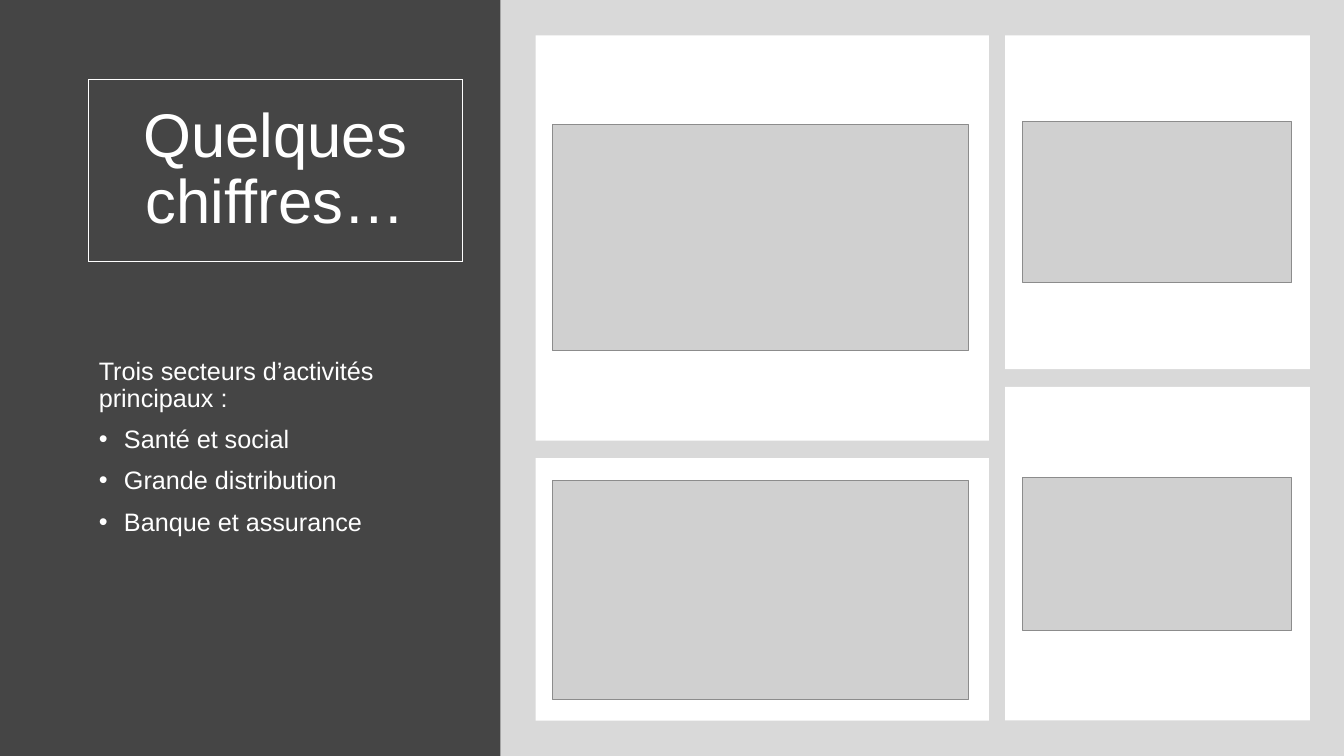
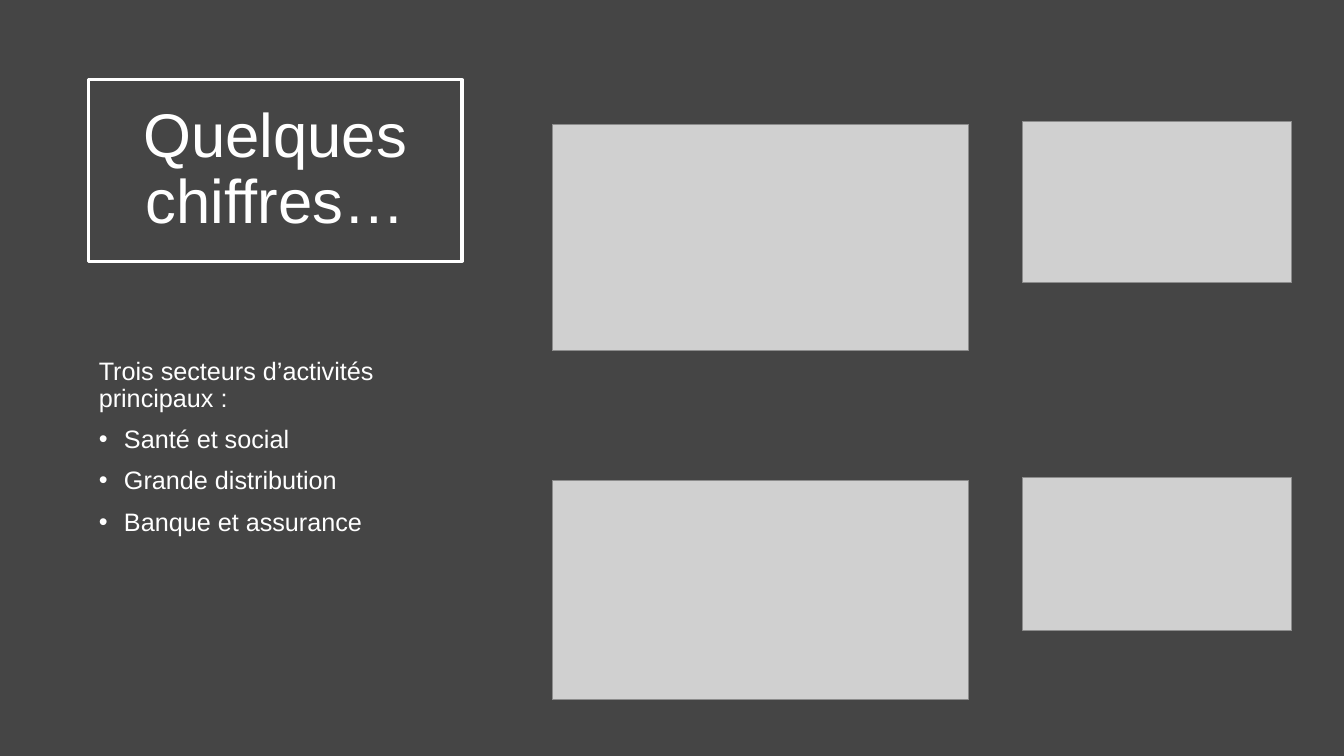
Before and after one commit to Zoridg/Soutenance_stage, a slide deck: slide 5 of Soutenance.pptx. Drawn at 1344x756 pixels with LibreOffice and Linux fonts; fonts in the diff are those of the drawing; grey boxes stand for pictures. Boxes give left, top, right and bottom in pixels: in the first picture for what was removed or moved away, otherwise in the second. Text is boxed around its words. In the diff, an @@ line names an element or a change of style, - is before the commit and + after.

```diff
--- a/Soutenance.pptx
+++ b/Soutenance.pptx
@@ rectangle removed at (500,0,1344,756) @@
@@ rectangle removed at (536,35,990,441) @@
@@ rectangle removed at (1005,35,1310,369) @@
@@ title "Quelques chiffres…" at (89,80,462,261): outline #FFFFFF 0.75 pt to #FFFFFF 2.25 pt @@
@@ rectangle removed at (1005,387,1310,721) @@
@@ rectangle removed at (536,458,990,720) @@
```
Also in this commit, not shown: 4 other slides changed, 4 slides added, 1 slide removed, 3 other files.
